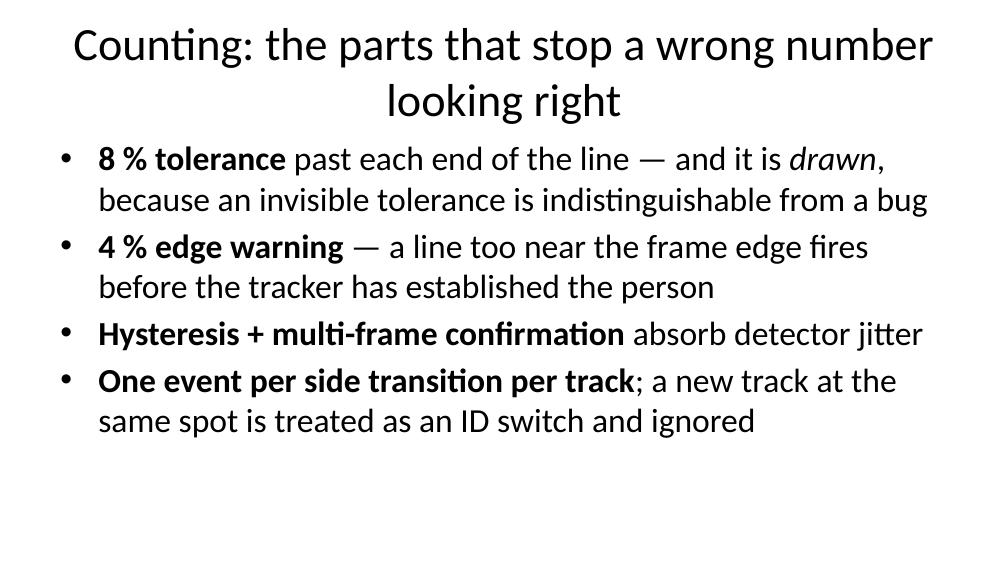
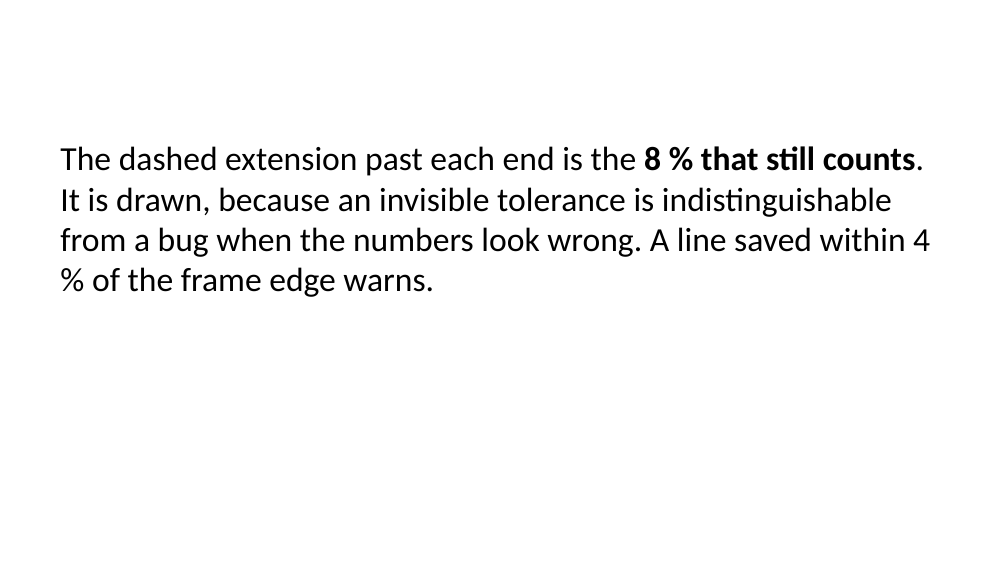
Before and after one commit to felixyustian/visitor-counting-console, a slide deck: slide 10 of docs/Visitor-Counting-Console-Deck.pptx (slide 5 before the commit). Drawn at 1008x567 pixels with LibreOffice and Linux fonts; fonts in the diff are those of the drawing. Boxes give left, top, right and bottom in pixels: in the first picture for what was removed or moved away, otherwise in the second. Text is boxed around its words. In the diff, an @@ line names an element or a change of style, - is before the commit and + after.

```diff
--- a/docs/Visitor-Counting-Console-Deck.pptx
+++ b/docs/Visitor-Counting-Console-Deck.pptx
@@ title removed at (x1=73, y1=28, x2=934, y2=124) @@
-Counting: the parts that stop a wrong number looking right
@@ text at (x1=60, y1=146, x2=930, y2=297): text changed @@
-• 8 % tolerance past each end of the line — and it is drawn, because an invisible tolerance is indistinguishable from a bug
-• 4 % edge warning — a line too near the frame edge fires before the tracker has established the person
-• Hysteresis + multi-frame confirmation absorb detector jitter
-• One event per side transition per track; a new track at the same spot is treated as an ID switch and ignored
+The dashed extension past each end is the 8 % that still counts. It is drawn, because an invisible tolerance is indistinguishable from a bug when the numbers look wrong. A line saved within 4 % of the frame edge warns.
```
Also in this commit, not shown: 11 other slides changed, 14 slides added, 1 slide removed, 17 other files.
